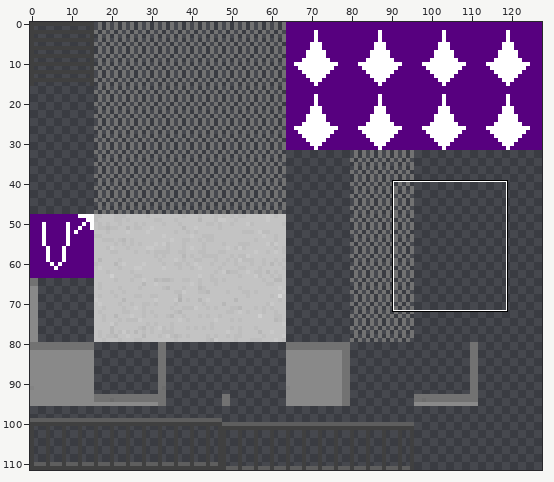
Edited in one commit: sprite sheet (main/resources/worlds/Catwalk_tilesheet.png). Above, an overview of the earlier version with the close-up marked.
Close-up. Before:
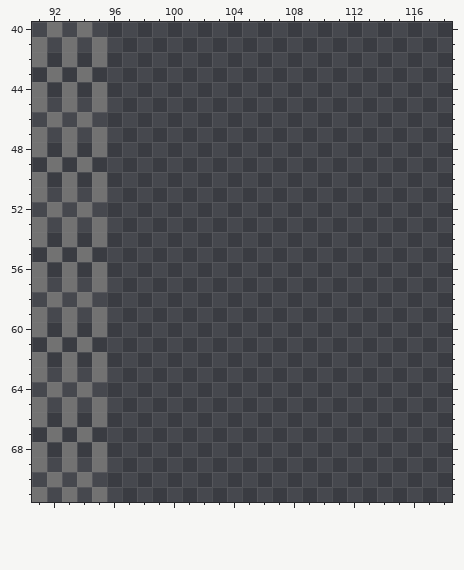
The file is 128x112 pixels. Colours within 5 levels of each other are drawn and written as one. Shown: x 91..118, y 40..71.
Once edited:
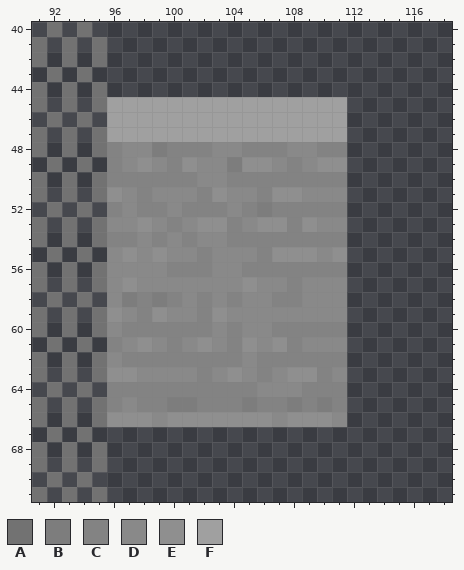
Palette (. is transparent): A #727272  B #7d7d7d  C #838383  D #898989  E #8f8f8f  F #a0a0a0
Author's note on the commit: hjughggghhghjasdfasdfasfasdf hue :^)
Change:
{"y":45,"x":96,"old":"................","new":"FFFFFFFFFFFFFFFF"}
{"y":46,"x":96,"old":"................","new":"FFFFFFFFFFFFFFFF"}
{"y":47,"x":96,"old":"................","new":"FFFFFFFFFFFFFFFF"}
{"y":48,"x":96,"old":"................","new":"CDDBCCCDDCCCDDCC"}
{"y":49,"x":96,"old":"................","new":"CDEDCEDDBEEDCDEE"}
{"y":50,"x":96,"old":"................","new":"CCCCCCDDCCCCCCCC"}
{"y":51,"x":96,"old":"................","new":"EDCDDDCEDDCEEDDD"}
{"y":52,"x":96,"old":"................","new":"CDCCDCCCDCBCCCCC"}
{"y":53,"x":96,"old":"................","new":"DDEDCDEECDEECEDD"}
{"y":54,"x":96,"old":"................","new":"CCDCDCDDCCCCCCCC"}
{"y":55,"x":96,"old":"................","new":"DEDEDDCDDDCEEEDE"}
{"y":56,"x":96,"old":"................","new":"DDDDCCCDDCCCCCCC"}
{"y":57,"x":96,"old":"................","new":"DEDDDDDDDEDDCDDD"}
{"y":58,"x":96,"old":"................","new":"DBCBCDCDCDDCCDDD"}
{"y":59,"x":96,"old":"................","new":"EDCEDDCEDDDDDDDD"}
{"y":60,"x":96,"old":"................","new":"DCCCCCCDCDDCCCCC"}
{"y":61,"x":96,"old":"................","new":"CDEDCDEDCEDECDDD"}
{"y":62,"x":96,"old":"................","new":"DCCCCCCCCDCCCCCC"}
{"y":63,"x":96,"old":"................","new":"EEDDDDCDEDCDEECD"}
{"y":64,"x":96,"old":"................","new":"CCCCCCCCCCDDDCCC"}
{"y":65,"x":96,"old":"................","new":"CDCCBBCCCBCCBCBC"}
{"y":66,"x":96,"old":"................","new":"EEEDEEEEEEEDEEED"}
